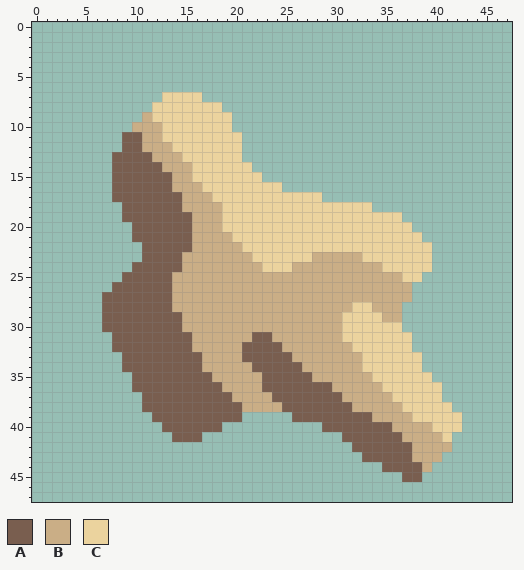
Edited in one commit: pixel-art sprite (assets/sprites/blocks/environment/objects/serrid-boulder2.png). Above is the file before it was changed.
The file is 48x48 pixels.
Palette (. is transparent): A #795e4f  B #caae86  C #ebd39e
Pixels before, first column x 7:
 7 ......CCCC..........................
 8 .....CCCCCCC........................
 9 ....BCCCCCCCC.......................
10 ...BBBCCCCCCC.......................
11 ..AABBCCCCCCCC......................
12 ..AABBBCCCCCCC......................
13 .AAAABBBCCCCCC......................
14 .AAAAABBBCCCCCC.....................
15 .AAAAAABBCCCCCCC....................
16 .AAAAAABBBCCCCCCCC..................
17 .AAAAAAABBBCCCCCCCCCCC..............
18 ..AAAAAABBBBCCCCCCCCCCCCCCC.........
19 ..AAAAAAABBBCCCCCCCCCCCCCCCCCC......
20 ...AAAAAABBBCCCCCCCCCCCCCCCCCCC.....
21 ...AAAAAABBBBCCCCCCCCCCCCCCCCCCC....
22 ....AAAAABBBBBCCCCCCCCCCCCCCCCCCC...
23 ....AAAABBBBBBBCCCCCCBBBBBCCCCCCC...
24 ...AAAAABBBBBBBBCCCBBBBBBBBBCCCCC...
25 ..AAAAABBBBBBBBBBBBBBBBBBBBBBBCC....
26 .AAAAAABBBBBBBBBBBBBBBBBBBBBBBB.....
27 AAAAAAABBBBBBBBBBBBBBBBBBBBBBBB.....
28 AAAAAAABBBBBBBBBBBBBBBBBBCCBBB......
29 AAAAAAAABBBBBBBBBBBBBBBBCCCCBB......
30 AAAAAAAABBBBBBBBBBBBBBBBCCCCCC......
31 .AAAAAAAABBBBBBAABBBBBBBCCCCCCC.....
32 .AAAAAAAABBBBBAAAABBBBBBBCCCCCC.....
33 ..AAAAAAAABBBBAAAAABBBBBBBCCCCCC....
34 ..AAAAAAAABBBBBAAAAABBBBBBCCCCCC....
35 ...AAAAAAAABBBBBAAAAABBBBBBCCCCCC...
36 ...AAAAAAAAABBBBAAAAAAABBBBBCCCCCC..
37 ....AAAAAAAAABBBBAAAAAAABBBBBCCCCC..
38 ....AAAAAAAAAABBBBAAAAAAABBBBBCCCCC.
39 .....AAAAAAAAA.....AAAAAAAABBBBCCCCC
40 ......AAAAAA..........AAAAAAABBBBCCC
41 .......AAA..............AAAAAABBBBC.
42 .........................AAAAAABBBB.
43 ..........................AAAAABBB..
44 ............................AAAAB...
45 ..............................AA....
The result:
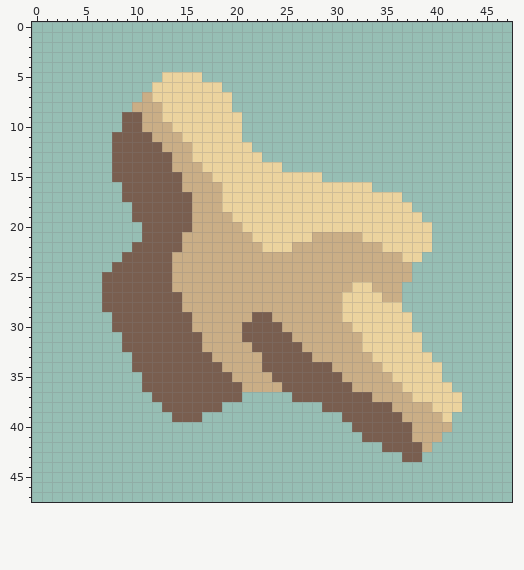
The exact change:
Changed rows in their new state; - is an unchanged pixel.
first column x 7:
 5 ------CCCC--------------------------
 6 -----CCCCCCC------------------------
 7 ----BC----CCC-----------------------
 8 ---BBB------C-----------------------
 9 --AA-B-------C----------------------
10 --AA--B------C----------------------
11 -A--A-BB----------------------------
12 -A--AA-BB-----C---------------------
13 -----AA-B-----CC--------------------
14 ------A--B-----CCC------------------
15 -------A-BB-----CCCCCC--------------
16 -.-----A--BB------CCCCCCCCC---------
17 -.------A--B----------CCCCCCCC------
18 --.-----A------------------CCCC-----
19 --.---------B-----------------CC----
20 ---.--------BB-----------------CC---
21 ---.----B----BB------BBBBB------C---
22 ---A----B-----BB---BBBBBBBBB--------
23 --AA---B-------BBBBBB-----BBBB--.---
24 -AA----B--------BBB---------BBB..---
25 AA----------------------------B.----
26 A------------------------CC---.-----
27 -------A----------------CCCC--.-----
28 -------A----------------C--CCC------
29 .-------A------AA-----------CCC-----
30 .-------A-----AAAA------B-----C-----
31 -.-------A----A--AA-----BB-----C----
32 -.-------A----B---AA-----B-----C----
33 --.-------A---BB---AA-----B-----C---
34 --.-------AA---B----AAA---BB----CC--
35 ---.-------AA---B----AAA---BB----C--
36 ---.--------AA--BB-----AA---BB----C-
37 ----.--------A.....-----AAA--BB---CC
38 ----..------..........---AAAA-BBB--C
39 -----..---....-----.....---AAA-BBB-.
40 ------......----------...----AA--BB.
41 -------...--------------..----A---.-
42 -------------------------...---A-..-
43 --------------------------....-A..--
44 ----------------------------.....---
45 ------------------------------..----
